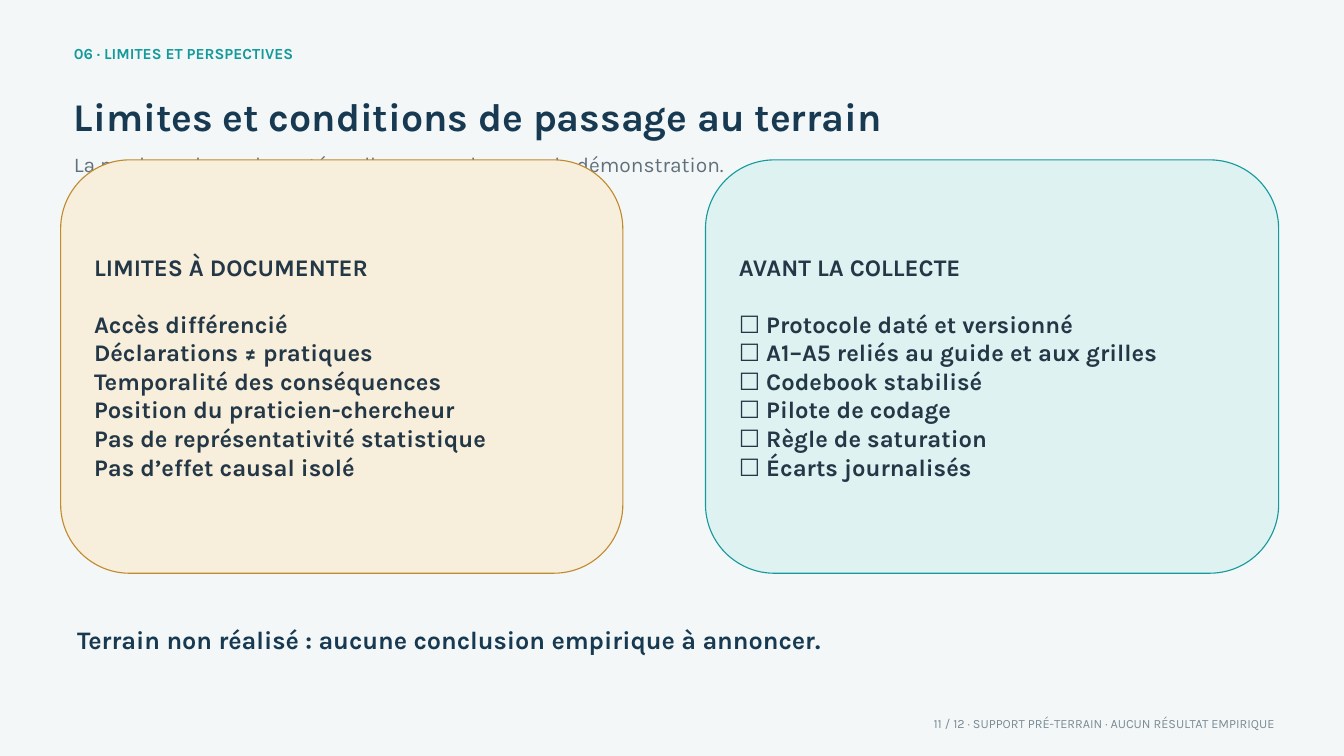
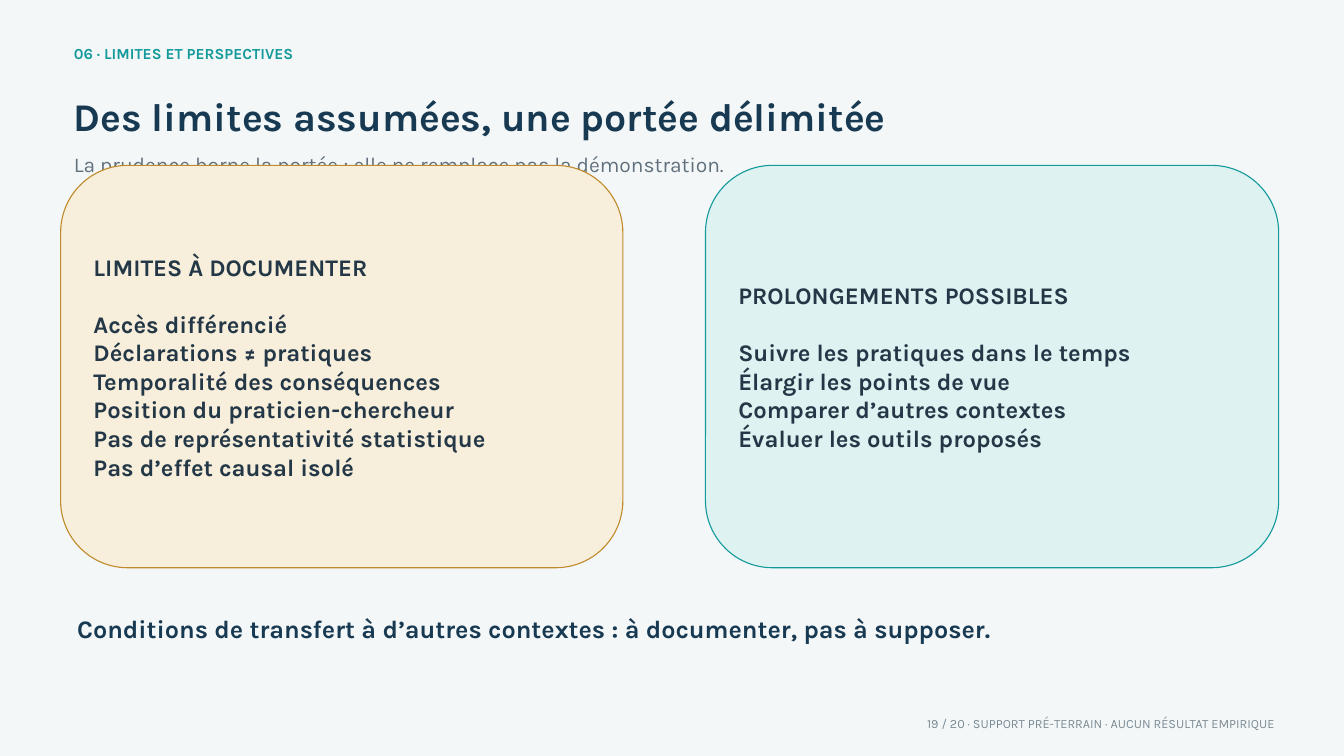
Before and after one commit to upl-gabon/These-Presidence, a slide deck: slide 19 of docs/DEPOT_AUTEUR/PROPOSITION_SUPPORT_SOUTENANCE_PRE_TERRAIN.pptx (slide 11 before the commit). Drawn at 1344x756 pixels with LibreOffice and Linux fonts; fonts in the diff are those of the drawing. Boxes give left, top, right and bottom in pixels: in the first picture for what was removed or moved away, otherwise in the second. Text is boxed around its words. In the diff, an @@ line names an element or a change of style, - is before the commit and + after.

Commit message:
fix: aligner le PowerPoint sur les 20 diapositives

```diff
--- a/docs/DEPOT_AUTEUR/PROPOSITION_SUPPORT_SOUTENANCE_PRE_TERRAIN.pptx
+++ b/docs/DEPOT_AUTEUR/PROPOSITION_SUPPORT_SOUTENANCE_PRE_TERRAIN.pptx
@@ text at [74,100,886,141]: text changed @@
-Limites et conditions de passage au terrain
+Des limites assumées, une portée délimitée
@@ rounded rectangle "LIMITES À DOCUMENTER": place and size @@
-rounded rectangle "LIMITES À DOCUMENTER" at [60,160,623,574]
+rounded rectangle "LIMITES À DOCUMENTER" at [60,165,623,568]
@@ rounded rectangle "PROLONGEMENTS POSSIBLES": place and size @@
-rounded rectangle "PROLONGEMENTS POSSIBLES" at [706,160,1279,574]
+rounded rectangle "PROLONGEMENTS POSSIBLES" at [706,165,1279,568]
@@ text in rounded rectangle at [738,288,1131,453]: text changed @@
-AVANT LA COLLECTE
-☐ Protocole daté et versionné
-☐ A1–A5 reliés au guide et aux grilles
-☐ Codebook stabilisé
-☐ Pilote de codage
-☐ Règle de saturation
-☐ Écarts journalisés
+PROLONGEMENTS POSSIBLES
+Suivre les pratiques dans le temps
+Élargir les points de vue
+Comparer d’autres contextes
+Évaluer les outils proposés
@@ text at [77,618,990,644]: text changed @@
-Terrain non réalisé : aucune conclusion empirique à annoncer.
+Conditions de transfert à d’autres contextes : à documenter, pas à supposer.
@@ text at [927,717,1274,730]: text changed @@
-11 / 12 · SUPPORT PRÉ-TERRAIN · AUCUN RÉSULTAT EMPIRIQUE
+19 / 20 · SUPPORT PRÉ-TERRAIN · AUCUN RÉSULTAT EMPIRIQUE
```
Also in this commit, not shown: 9 other slides changed, 10 slides added, 2 slides removed, 5 other files.
